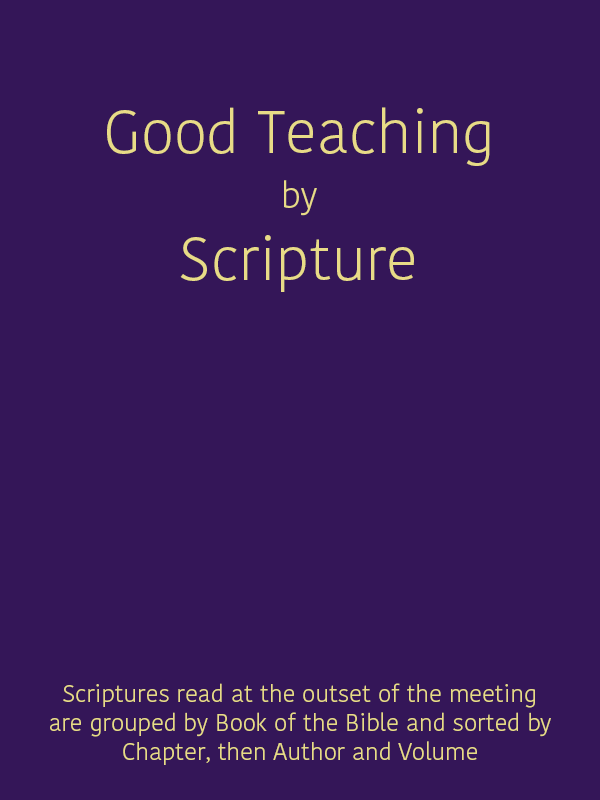
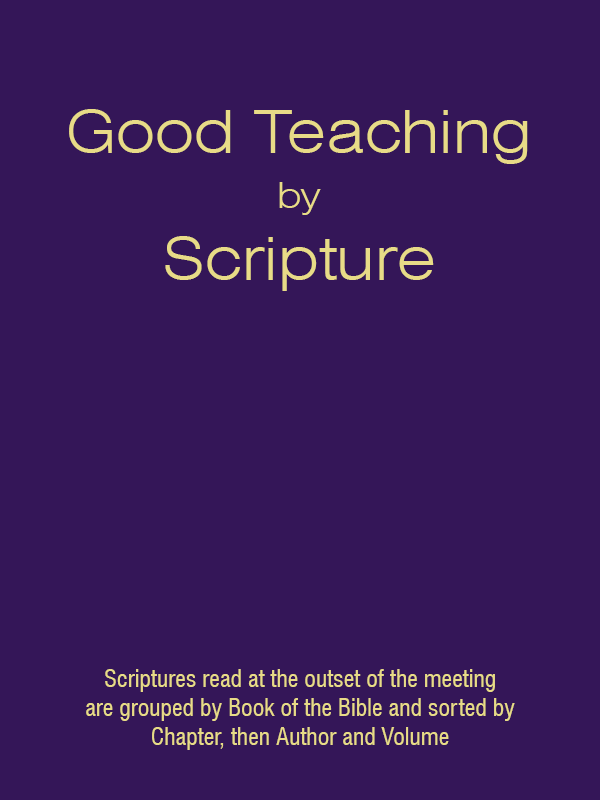
Layer changes from the first 600px x 800px image to the second:
painted on "Title" over [69, 107, 528, 292]
painted on "Subtitle" over [50, 669, 551, 765]
